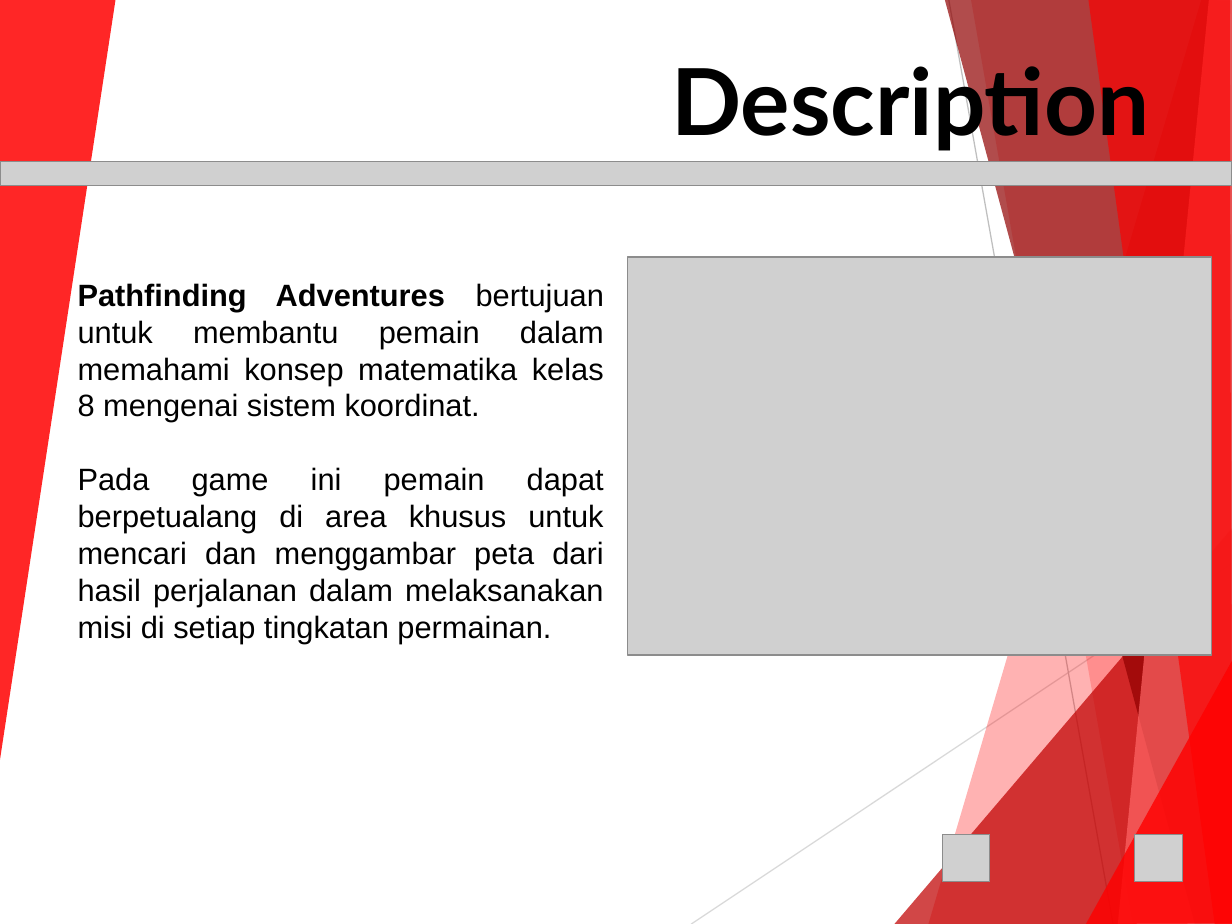
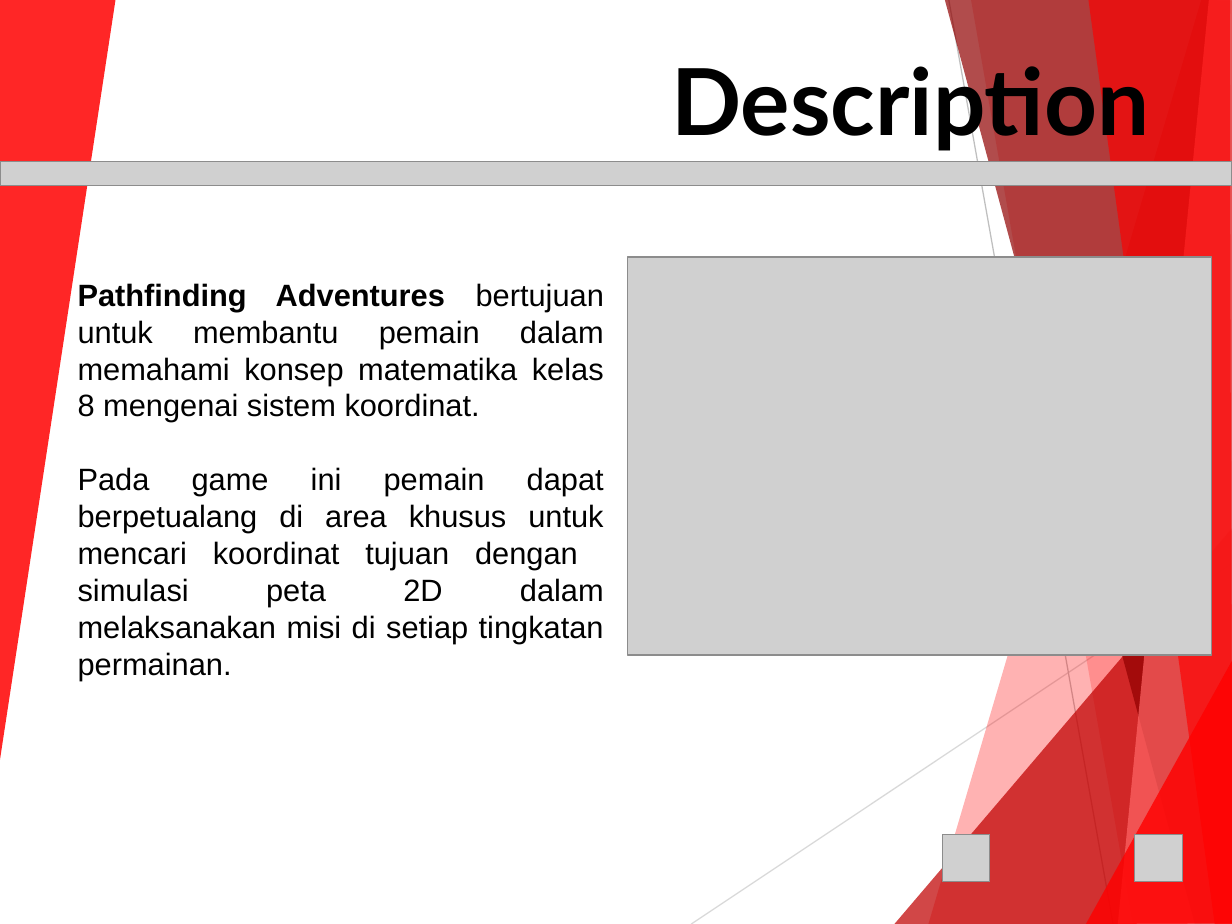
Before and after one commit to lskk/Pathfinding_Adventures, a slide deck: slide 2 of 23215385-PathAdventure-Document/Pathfinding Adventure - 23215385.ppt. Drawn at 1232x924 pixels with LibreOffice and Linux fonts; fonts in the diff are those of the drawing; grey boxes stand for pictures; background and template pictures are left out. Boxes give left, top, right and bottom in pixels: in the first picture for what was removed or moved away, otherwise in the second. Text is boxed around its words. In the diff, an @@ line names an element or a change of style, - is before the commit and + after.

```diff
--- a/23215385-PathAdventure-Document/Pathfinding Adventure - 23215385.ppt
+++ b/23215385-PathAdventure-Document/Pathfinding Adventure - 23215385.ppt
@@ text at [78,467,604,681]: text changed @@
-Pada game ini pemain dapat berpetualang di area khusus untuk mencari dan menggambar peta dari hasil perjalanan dalam melaksanakan misi di setiap tingkatan permainan.
+Pada game ini pemain dapat berpetualang di area khusus untuk mencari koordinat tujuan dengan simulasi peta 2D dalam melaksanakan misi di setiap tingkatan permainan.
```
Also in this commit, not shown: 6 other slides changed, 14 slides added, 7 other files.
